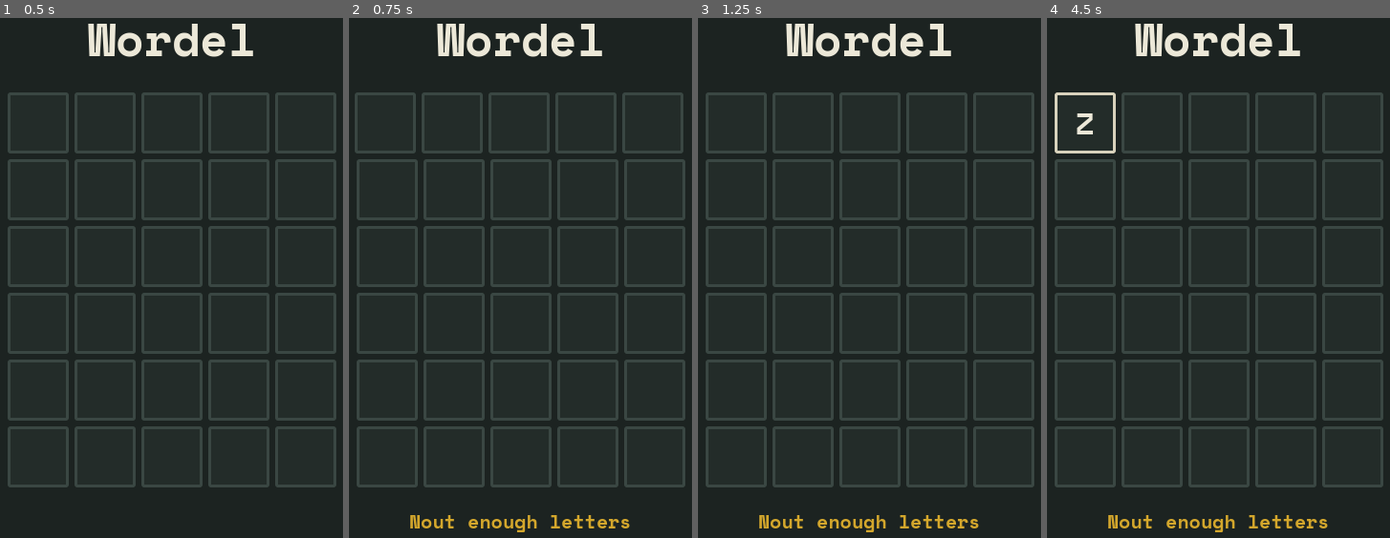
Above: before the commit, frames 1-4 (left to right).
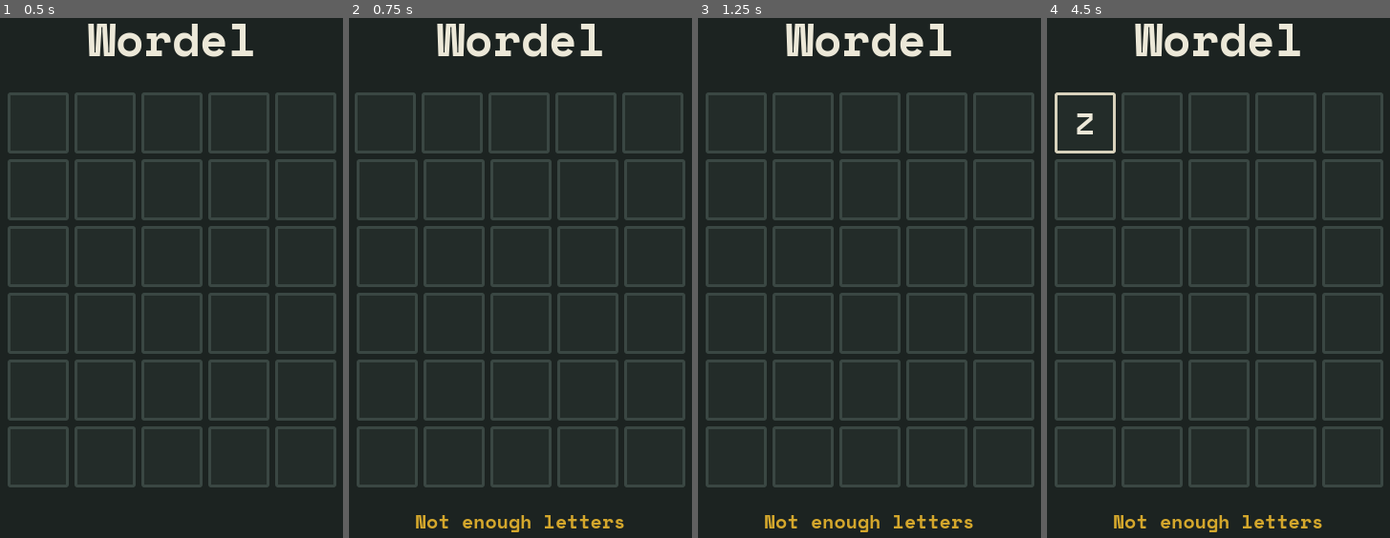
Above: after the commit, the same moments.

Repository: mubixd69-ux/Wordel
Game: Godot game, scene res://scenes/main.tscn
The game is run twice, just before and just after one commit, with the same random seed, the same clock (stepped at 60 frames per second) and the same inputs.
Inputs (mouse positions are in pixels of both pictures, inside the frame that each line leads up to):
- Up to frame 1 (0.5 s): no input
- Up to frame 2 (0.75 s): tap Enter at 0.5, 0.6 s; move the mouse to (647, 252) at 0.52 s; hold Right from 0.53 s (still down); click (647, 252) at 0.67 s
- Up to frame 3 (1.25 s): keep holding Right
- Up to frame 4 (4.5 s): tap Space at 1.25, 2.75 s; move the mouse to (1105, 324) at 1.27 s; release Right at 1.28 s; hold Down 1.28-2.03 s; tap Enter at 1.35, 2, 2.3, 3.05, 3.8 s; move the mouse to (1276, 122) at 2.02 s; hold Right 2.03-2.78 s; tap Alt at 2.1 s; move the mouse to (1191, 439) at 2.77 s; hold Up 2.78-3.53 s; tap Shift at 2.85 s; click (1191, 439) at 2.92 s; move the mouse to (outside the picture) at 3.52 s; hold Left from 3.53 s (still down); tap Backspace at 3.6 s; move the mouse to (1047, 174) at 4.27 s; tap Z at 4.35 s

Frame 1 is identical in both runs. In frame 2, 0.9% of the frame differs, in the area x 17-82%, y 95-99%; in frame 3, 0.9%; in frame 4, 0.9%.

Commit message:
made the messages fade out!!!

Diff:
--- a/scripts/main.gd
+++ b/scripts/main.gd
@@ -29,6 +29,7 @@
 var valid_words = []
 var game_over = false
 var message_label
+var message_tween
 var busy = false
 
 func _ready() -> void:
@@ -128,7 +129,7 @@
 
 func submit_guess():
 	if current_col < COLS:
-		message_label.text = "Nout enough letters"
+		show_message("Not enough letters")
 		shake_row()
 		return
 
@@ -137,7 +138,7 @@
 		guess += titles[current_row][i].get_child(0).text
 
 	if not (valid_words.has(guess) or words.has(guess)):
-		message_label.text = "that is not a real word booo"
+		show_message("Not a real word breuwww")
 		shake_row()
 		return
 
@@ -145,13 +146,13 @@
 	await check_guess()
 
 	if guess == answer:
-		message_label.text = "You got it!"
+		show_message("You got it!", false)
 		bounce_row()
 		game_over = true
 		return
 
 	if current_row >= ROWS - 1:
-		message_label.text = "The word was " + answer
+		show_message("The word was " + answer, false)
 		game_over = true
 		return
 
@@ -263,3 +264,15 @@
 		tween.tween_interval(i * 0.1)
 		tween.tween_property(box, "position:y", y - 20, 0.15)
 		tween.tween_property(box, "position:y", y, 0.15)
+
+func show_message(text, fade = true):
+	if message_tween:
+		message_tween.kill()
+
+	message_label.text = text
+	message_label.modulate.a = 1.0
+
+	if fade:
+		message_tween = create_tween()
+		message_tween.tween_interval(1.5)
+		message_tween.tween_property(message_label, "modulate:a", 0.0, 0.2)
